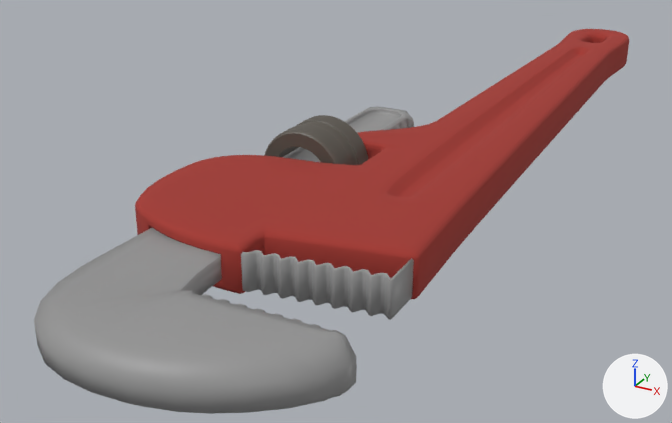
An edit to the FBX model PassMeThatThing/Assets/Game/3D/Item/wrench.fbx, drawn before and after from the same camera.
Before and after are seen from a 50 mm lens placed at (0.791, -2.212, 0.84), pointed at (-0.338, -0.159, -0.186). The lights are fixed; the arrows at lower right show +X, +Y and +Z. The older version comes first. Vertices at exactly the same position are counted once.

The older version as bpy lines, for what is in view:
```python
me_mesh_001 = bpy.data.meshes.new('Mesh.001')
me_mesh_001.from_pydata(...)  # 6059 vertices, 5968 faces; spans x -0.52..0.2, y -1.3..1.37, z -0.11..0.11
# faces by material slot: [2518, 2746, 704]
me_mesh_001.materials.append(mat_wrench_red)  # red #a3372f
me_mesh_001.materials.append(mat_wrench_steel)  # grey #949494
me_mesh_001.materials.append(mat_wrench_dark)  # dark grey #5a554c
ob_wrench = bpy.data.objects.new('Wrench', me_mesh_001)
ob_wrench.location = (0.0, 0.0, 0.0)
```
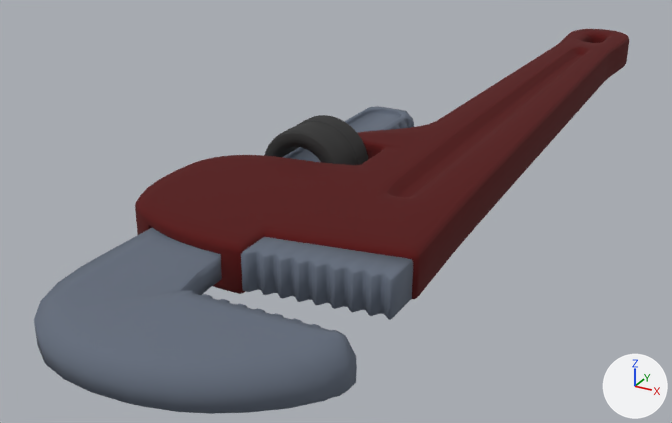
Where the change shows, as pixel boxes (x1, y1, x2, y2) in the pictures (672 x 423 px):
part 1 of me_mesh_001, built on: before (195, 254, 414, 318); after (243, 237, 413, 319)
part 2 of me_mesh_001, deleted: before (296, 120, 359, 165)
part 3 of me_mesh_001, recoloured (red to brown): (135, 29, 629, 299) in both
part 4 of me_mesh_001, recoloured (grey to blue): (34, 106, 414, 414) in both
part 5 of me_mesh_001, recoloured (darker): (264, 115, 368, 165) in both

Edits to the bpy script that builds the scene:
```text
Add img_pal_jpg:
    img_pal_jpg = load_image('pal.jpg', '../pal.jpg', 1232, 954, 'sRGB')
Add mat_wrench:
    mat_wrench = principled_material('wrench')
    mat_wrench.texture = img_pal_jpg
    mat_wrench.roughness = 0.992
Change me_mesh_001:
    used by ob_wrench; location = (0.0, 0.0, 0.0)
    remove me_mesh_001.from_pydata(...)  # 6059 vertices, 5968 faces; spans x -0.52..0.2, y -1.3..1.37, z -0.11..0.11
    add me_mesh_001.from_pydata(...)  # 6227 vertices, 6224 faces; spans x -0.52..0.2, y -1.3..1.37, z -0.11..0.11
    me_mesh_001 part 1: 2 vertices moved from x -0.18, y -0.77, z -0.04..0.04 to x -0.16, y -0.75, z -0.04..0.04; 20 vertices removed from x -0.2..0.15, y -0.93..-0.73, z -0.04..0.04; 254 vertices added at x -0.16..0.15, y -0.84..-0.75, z -0.04..0.04
    me_mesh_001 part 2: 66 vertices removed from x -0.43..-0.2, y -0.32..-0.07, z -0.11..0.11
    me_mesh_001 part 3: 2511 faces spanning x -0.52..0.16, y -0.89..1.37, z -0.06..0.06 switch from mat_wrench_red (red #a3372f) to mat_wrench (picture img_pal_jpg)
    me_mesh_001 part 4: 2690 faces spanning x -0.41..0.2, y -1.3..0.15, z -0.06..0.06 switch from mat_wrench_steel (grey #949494) to mat_wrench (picture img_pal_jpg)
    me_mesh_001 part 5: 438 faces spanning x -0.43..-0.2, y -0.38..-0.23, z -0.11..0.11 switch from mat_wrench_dark (dark grey #5a554c) to mat_wrench (picture img_pal_jpg)
```
